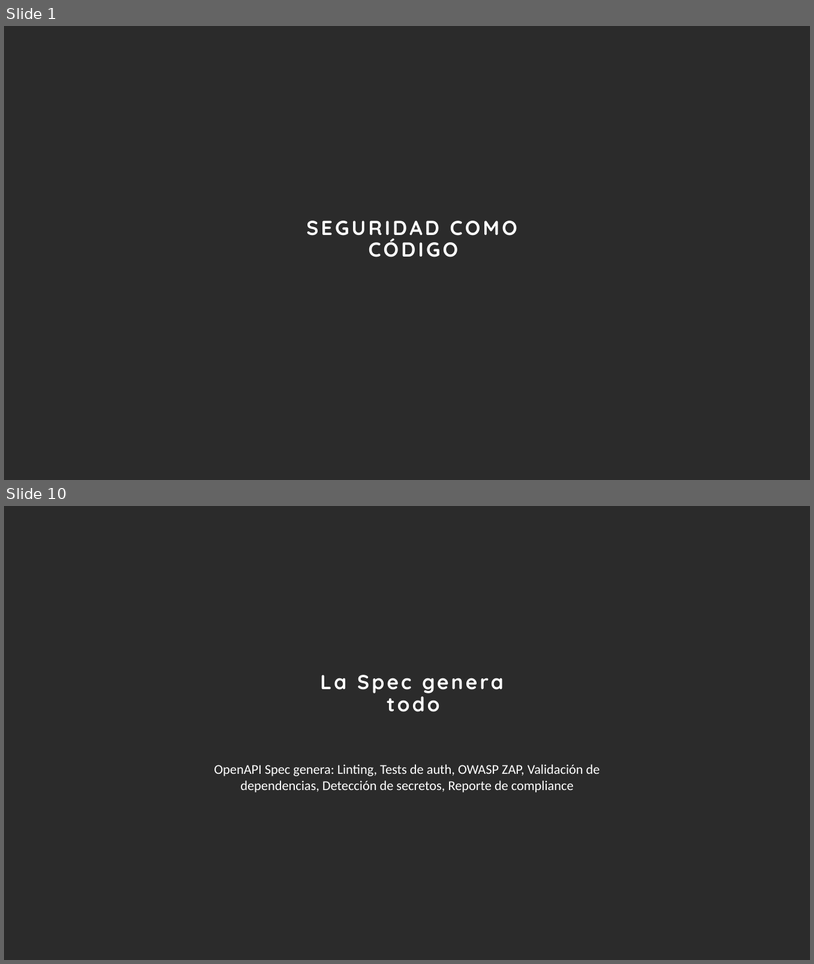
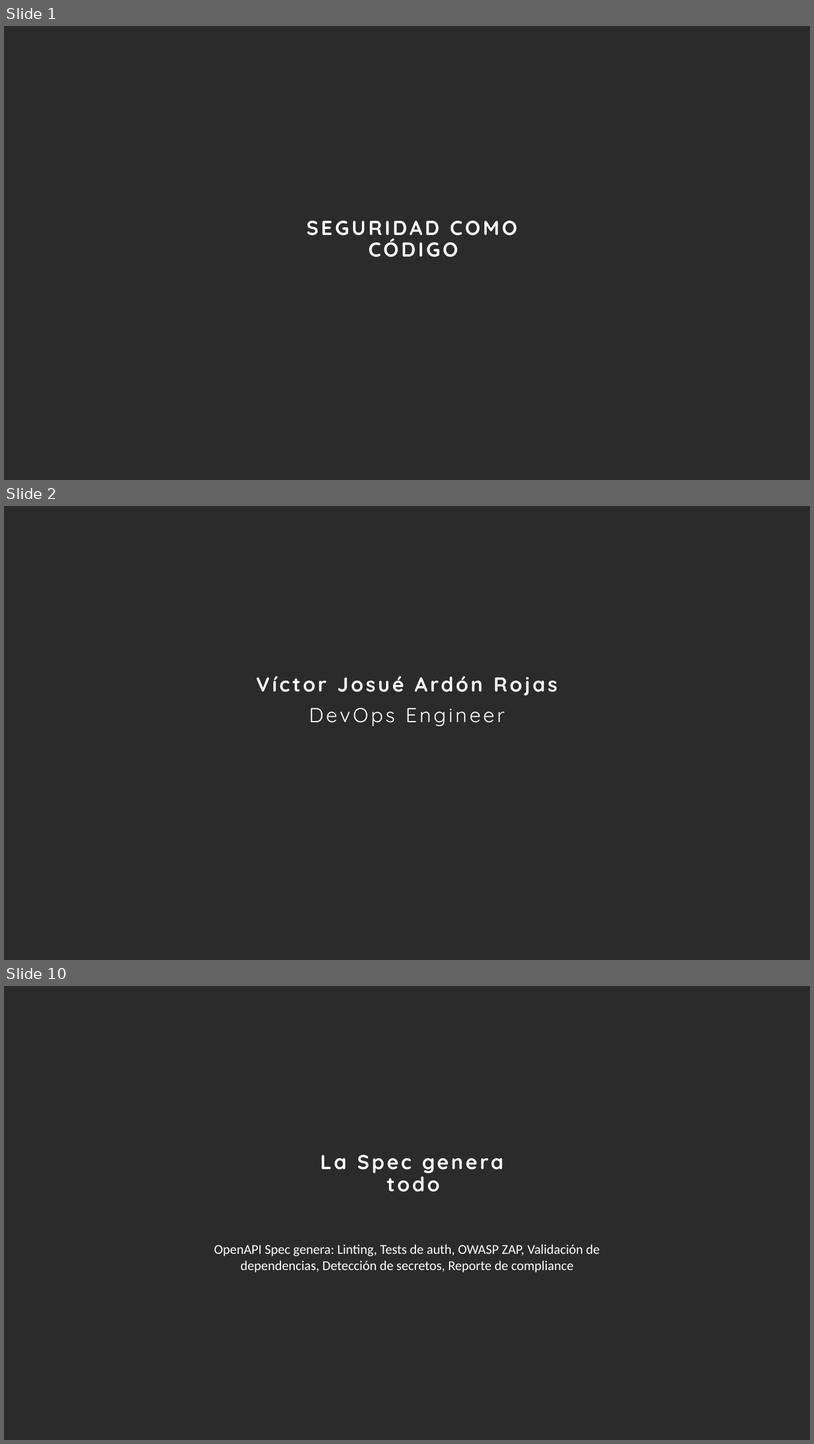
Before and after one commit to victorar42/techno-week, a slide deck: documents/ppt/TechnoWeek_DevSecOps.pptx. Shown one above the other, each under a label of ours: slides 1 and 10 before the commit, slides 1, 2 and 10 after it; the slides between them are not shown. The pictures are 814x964 and 814x1444 pixels, drawn with LibreOffice and Linux fonts; fonts in the diff are those of the drawing; background and template pictures are left out; a plain dark background stands for a picture behind light text. Boxes give left, top, right and bottom in pixels: in the first picture for what was removed or moved away, otherwise in the second. Text is boxed around its words. In the diff, an @@ line names an element or a change of style, - is before the commit and + after.

```diff
--- a/documents/ppt/TechnoWeek_DevSecOps.pptx
+++ b/documents/ppt/TechnoWeek_DevSecOps.pptx
@@ slide 2 added at [4, 506, 810, 960], background picture (left out) @@
@@ text added at [256, 676, 558, 726], 24 pt, text #FFFFFF, bold @@
+Víctor Josué Ardón Rojas
+DevOps Engineer
```
Also in this commit, not shown: 12 slides changed, 1 other slide added, 1 slide removed, 2 other files.
